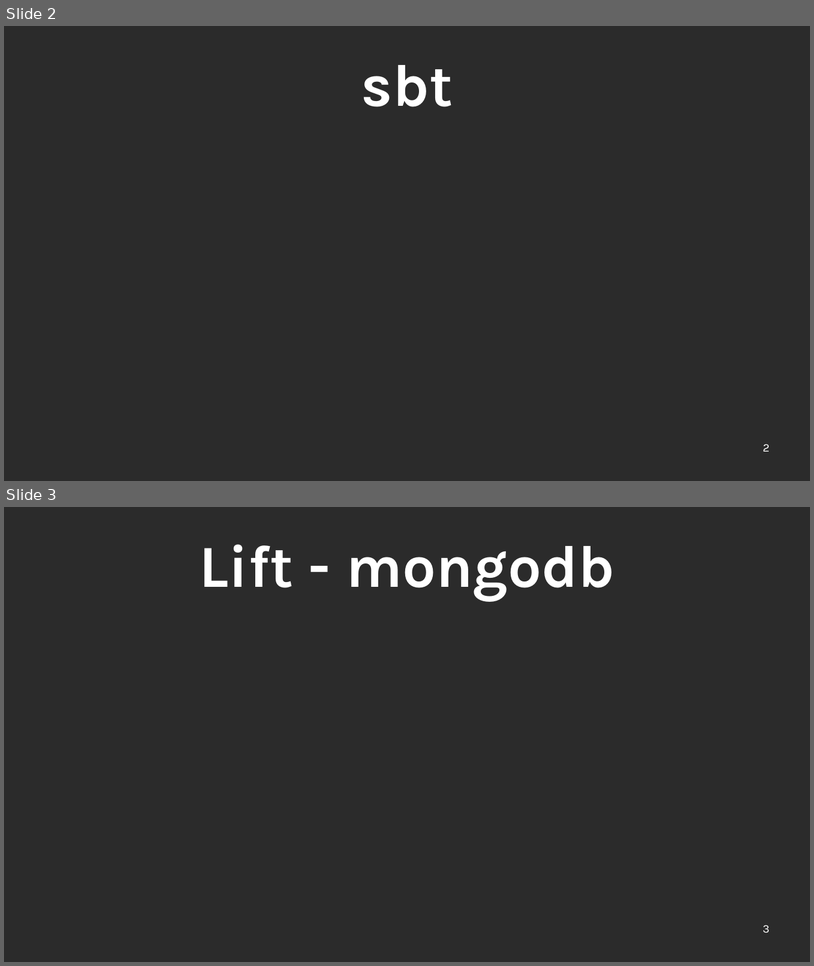
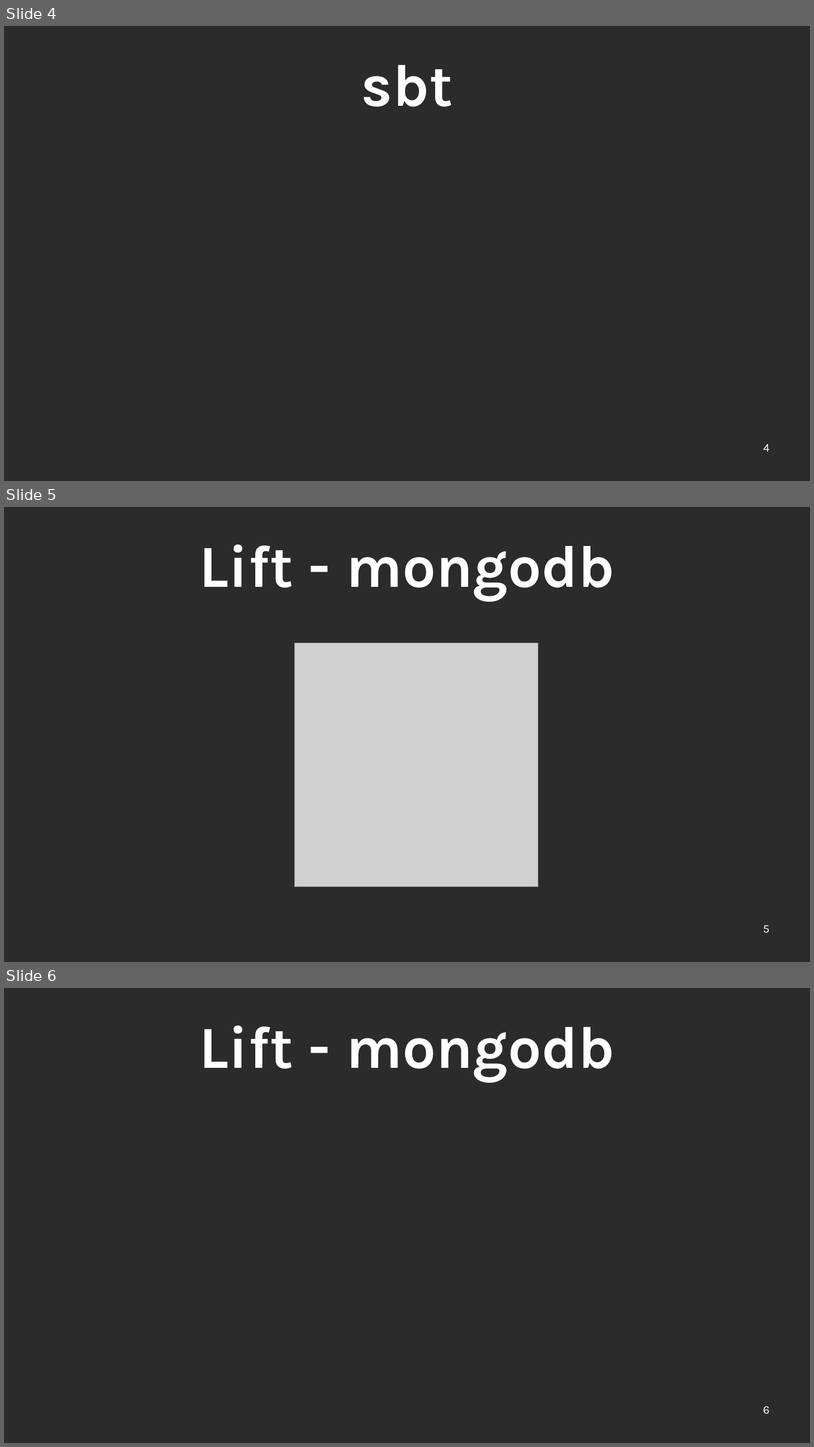
Before and after one commit to ScalaConsultants/lift-rest-demo, a slide deck: doc/lift-demo.odp. Shown one above the other, each under a label of ours: slides 2 and 3 before the commit, slides 4, 5 and 6 after it. The pictures are 814x966 and 814x1447 pixels, drawn with LibreOffice and Linux fonts; fonts in the diff are those of the drawing; grey boxes stand for pictures; background and template pictures are left out; a plain dark background stands for a picture behind light text. Boxes give left, top, right and bottom in pixels: in the first picture for what was removed or moved away, otherwise in the second. Text is boxed around its words. In the diff, an @@ line names an element or a change of style, - is before the commit and + after.

```diff
--- a/doc/lift-demo.odp
+++ b/doc/lift-demo.odp
@@ slide 5 added at <box>4,507,810,962</box>, background picture (left out) @@
@@ title added at <box>200,544,615,601</box>, 72 pt, text #FFFFFF, bold @@
+Lift - mongodb
@@ picture added at <box>294,643,538,886</box> @@
@@ page number added at <box>764,925,770,932</box>, 14 pt, text #FFFFFF @@
+5
@@ what was slide 2 is now slide 4 @@
@@ page number at <box>764,444,770,451</box>: text changed @@
-2
+4
@@ what was slide 3 is now slide 6 @@
@@ page number at <box>764,1406,770,1413</box>: text changed @@
-3
+6
```
Also in this commit, not shown: 6 other slides added, 2 slides removed.
